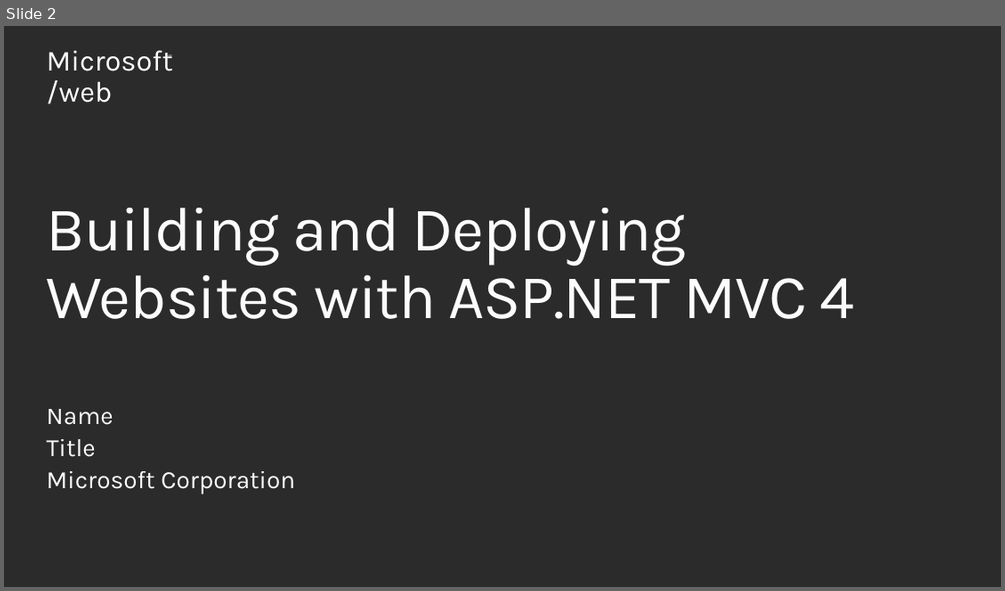
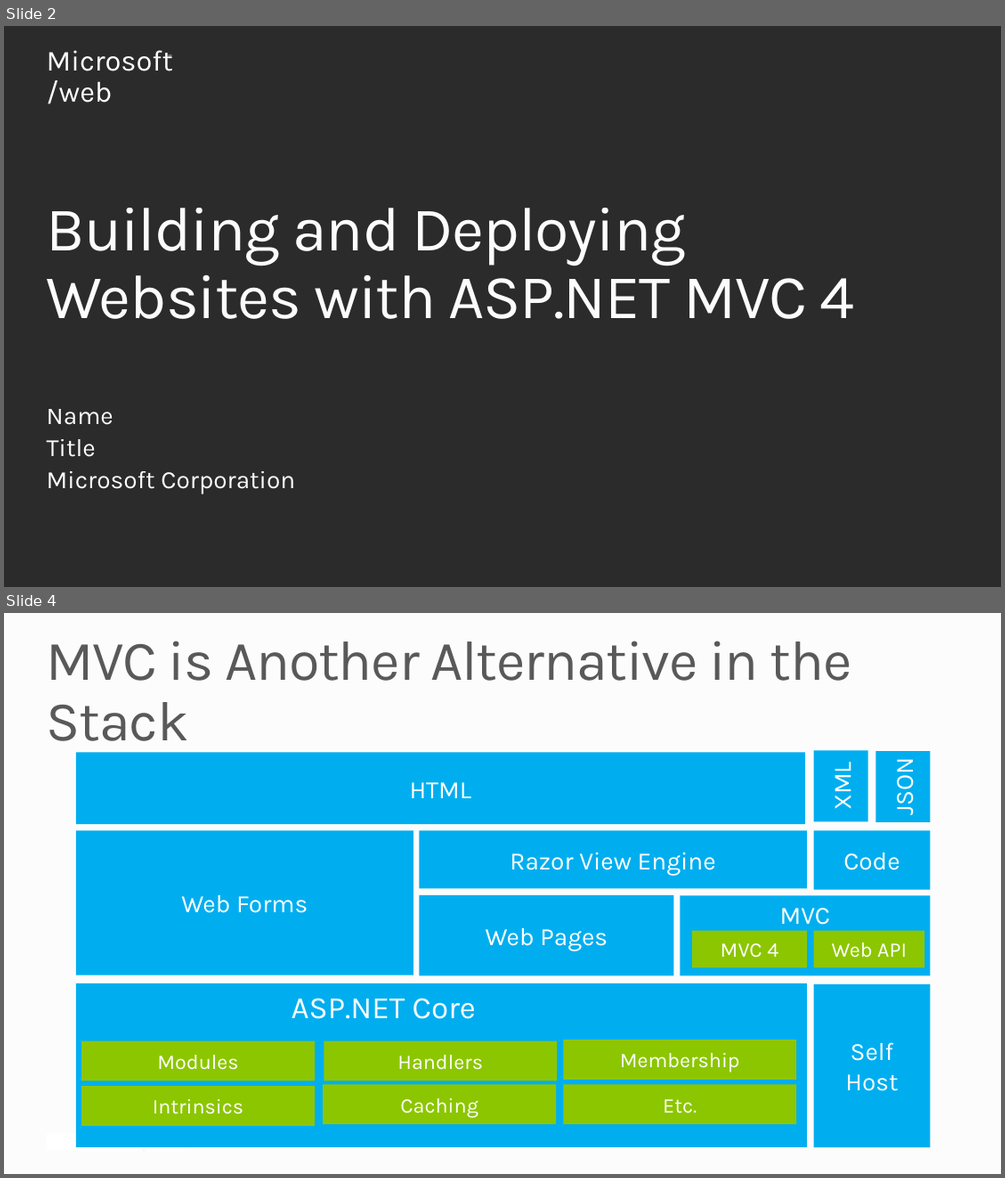
Before and after one commit to Microsoft-Web/PRESENTATION-BuildingDeployingMVC4, a slide deck: BuildingDeployingMVC4.pptx. Shown one above the other, each under a label of ours: slide 2 before the commit, slides 2 and 4 after it; the slides between them are not shown. The pictures are 1005x591 and 1005x1178 pixels, drawn with LibreOffice and Linux fonts; fonts in the diff are those of the drawing; background and template pictures are left out; a plain dark background stands for a picture behind light text. Boxes give left, top, right and bottom in pixels: in the first picture for what was removed or moved away, otherwise in the second. Text is boxed around its words. In the diff, an @@ line names an element or a change of style, - is before the commit and + after.

```diff
--- a/BuildingDeployingMVC4.pptx
+++ b/BuildingDeployingMVC4.pptx
@@ slide 4 added at (4, 613, 1001, 1174), background #FCFCFC @@
@@ title added at (47, 641, 852, 755), 54 pt, text #595959 @@
+MVC is Another Alternative in the Stack
@@ rectangle added at (76, 752, 805, 824), fill #00AEEF, 24 pt, text #FFFFFF @@
+HTML
@@ rectangle added at (813, 751, 867, 821), fill #00AEEF, 24 pt, text #FFFFFF @@
+XML
@@ rectangle added at (875, 751, 930, 822), fill #00AEEF, 24 pt, text #FFFFFF @@
+JSON
@@ rectangle added at (76, 831, 413, 975), fill #00AEEF, 24 pt, text #FFFFFF @@
+Web Forms
@@ rectangle added at (419, 831, 807, 889), fill #00AEEF, 24 pt, text #FFFFFF @@
+Razor View Engine
@@ rectangle added at (814, 831, 930, 890), fill #00AEEF, 24 pt, text #FFFFFF @@
+Code
@@ rectangle added at (419, 895, 674, 976), fill #00AEEF, 24 pt, text #FFFFFF @@
+Web Pages
@@ rectangle added at (680, 896, 930, 976), fill #00AEEF, 24 pt, text #FFFFFF @@
+MVC
@@ rectangle added at (692, 930, 807, 967), fill #8CC600, 20 pt, text #FFFFFF @@
+MVC 4
@@ rectangle added at (814, 930, 924, 967), fill #8CC600, 20 pt, text #FFFFFF @@
+Web API
@@ rectangle added at (76, 983, 807, 1147), fill #00AEEF @@
@@ rectangle added at (814, 984, 930, 1147), fill #00AEEF, 24 pt, text #FFFFFF @@
+Self Host
@@ text added at (291, 997, 476, 1019), 30 pt, text #FFFFFF @@
+ASP.NET Core
@@ rectangle added at (563, 1039, 797, 1078), fill #8CC600, 20 pt, text #FFFFFF @@
+Membership
@@ rectangle added at (81, 1041, 316, 1080), fill #8CC600, 20 pt, text #FFFFFF @@
+Modules
@@ rectangle added at (324, 1041, 558, 1080), fill #8CC600, 20 pt, text #FFFFFF @@
+Handlers
@@ rectangle added at (81, 1086, 316, 1126), fill #8CC600, 20 pt, text #FFFFFF @@
+Intrinsics
@@ rectangle added at (323, 1084, 556, 1124), fill #8CC600, 20 pt, text #FFFFFF @@
+Caching
@@ rectangle added at (563, 1084, 797, 1124), fill #8CC600, 20 pt, text #FFFFFF @@
+Etc.
@@ text added at (47, 1130, 189, 1153), 20 pt, text #949494 @@
+Microsoft /web
@@ rectangle added at (47, 1134, 191, 1151), fill #FFFFFF @@
```
Also in this commit, not shown: 1 slide changed, 7 other slides added, 1 slide removed.
